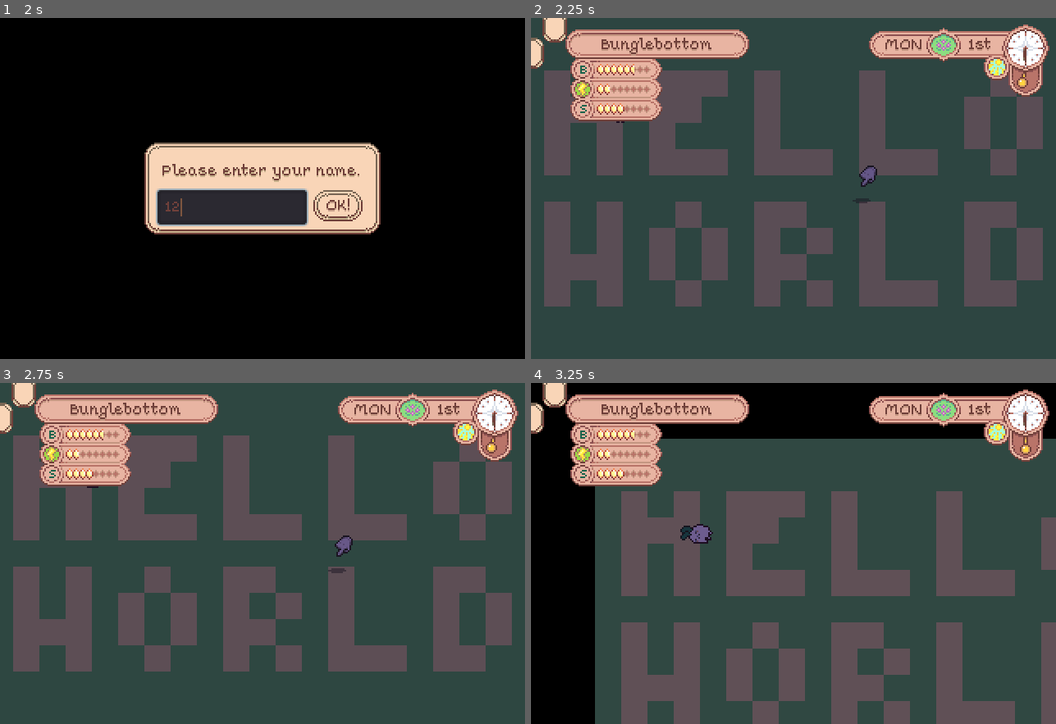
Above: before the commit, frames 1-4 (two rows, left to right).
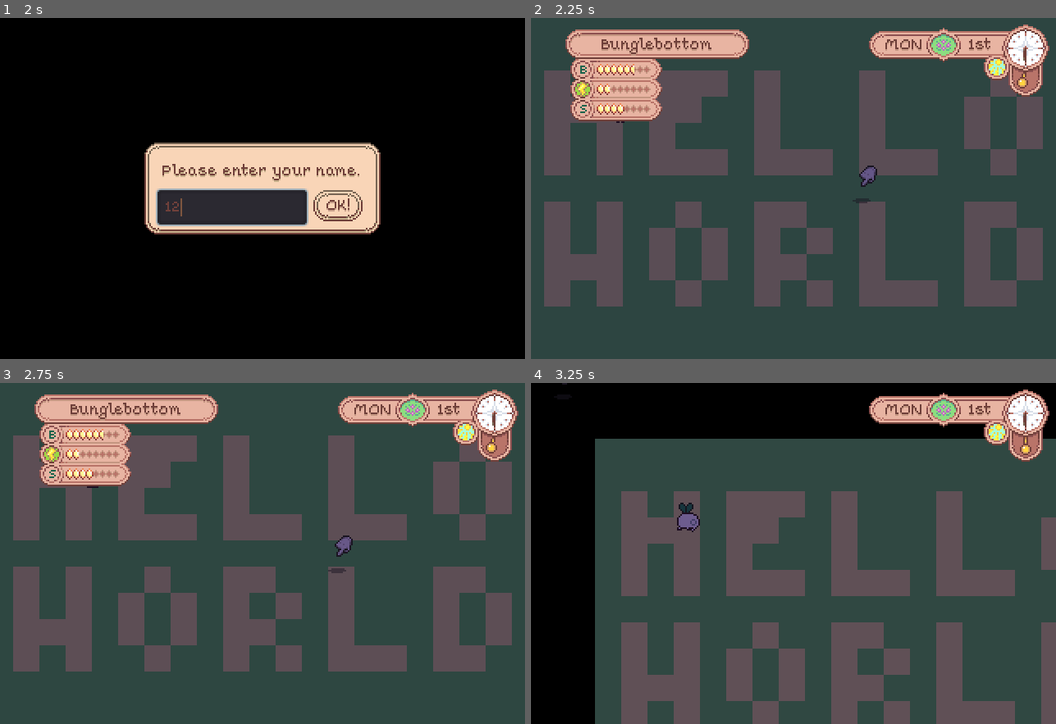
Above: after the commit, the same moments.

Repository: sand-bird/menagerie
Game: Godot game, scene res://system/game.tscn
Two runs of this game, one before a commit and one after it. Both use one fixed random seed, a clock stepped at 60 frames per second and the inputs below.
Inputs (mouse positions are in pixels of both pictures, inside the frame that each line leads up to):
- Up to frame 1 (2 s): click "New Game" at 0.5 s; click (231, 208) at 1.27 s; type "12" at 1.35 s
- Up to frame 2 (2.25 s): click "OK!" at 2 s
- Up to frame 3 (2.75 s): no input
- Up to frame 4 (3.25 s): click (552, 393) at 2.77 s

Frame 1 is identical in both runs. In frame 2, 0.5% of the frame differs, in the area x 0-7%, y 0-15%; in frame 3, 0.5%; in frame 4, 7.0%, in the area x 0-42%, y 0-48%.
Error in both runs: Invalid get index 'schemas' (on base: 'Dictionary'). (res://system/data.gd:44)

Commit message:
highlght/select cursor stuff

Diff:
--- a/game/garden/cursor.gd
+++ b/game/garden/cursor.gd
@@ -56,6 +56,7 @@
 # --------------------------------------------------------------------------- #
 
 func stick(body):
+	if selecting: return
 	if curr_body:
 		if body == curr_body: return
 		else: unstick(curr_body)
@@ -95,18 +96,20 @@
 			Dispatcher.emit_signal("entity_selected", curr_body)
 			print('clicked target')
 			selecting = true
+			unstick(curr_body)
 		else:
 			Dispatcher.emit_signal("entity_unselected")
 			selecting = false
-		get_tree().set_input_as_handled()
+		# get_tree().set_input_as_handled()
 
+# --------------------------------------------------------------------------- #
 
 func _process(delta):
 	measure_mouse_movement(delta)
 	# decide whether to follow a highlighted entity. if player has moved the
 	# mouse recently, then stop following so we don't get stuck.
 	if curr_body && time_since_mouse_moved > MOUSE_FOLLOW_DELAY and !selecting:
-		get_parent().set_mouse_position(curr_body.position)
+		Player.garden.set_mouse_position(curr_body.position)
 		# get_global_mouse_position doesn't update until the player moves the
 		# mouse manually, so we have to set this separately
 		$stick_area.position = curr_body.position
--- a/game/garden/garden.gd
+++ b/game/garden/garden.gd
@@ -70,7 +70,7 @@
 	$ui/select_hud.select(entity)
 
 func unhighlight(entity):
-	$ui/select_hud.unselect(entity)
+	if !$cursor.selecting: $ui/select_hud.unselect(entity)
 
 # --------------------------------------------------------------------------- #
 
@@ -78,13 +78,14 @@
 	print('garden select')
 	if entity.has_method("select"): entity.select()
 	$camera.stick(entity)
-	$ui/interact_hud.show_options(entity)
-	pass
+	$ui/select_hud.select(entity)
+	$ui/interact_hud.attach(entity)
 
 func unselect():
 	print('garden unselect')
 	$camera.stick_target = null
-	pass
+	$ui/select_hud.unselect()
+	$ui/interact_hud.detach()
 
 # =========================================================================== #
 #                          S E R I A L I Z A T I O N                          #
--- a/game/garden/garden.tscn
+++ b/game/garden/garden.tscn
@@ -11,7 +11,6 @@
 [ext_resource path="res://ui/garden/clock_hud.tscn" type="PackedScene" id=9]
 [ext_resource path="res://ui/garden/select_hud.tscn" type="PackedScene" id=10]
 [ext_resource path="res://ui/garden/interact_hud.tscn" type="PackedScene" id=11]
-[ext_resource path="res://assets/ui/theme.tres" type="Theme" id=12]
 
 [sub_resource type="TileSet" id=1]
 0/name = ""
@@ -77,6 +76,9 @@
 margin_right = 384.0
 margin_bottom = 212.0
 script = ExtResource( 1 )
+__meta__ = {
+"_edit_use_anchors_": false
+}
 
 [node name="bg" type="TextureRect" parent="."]
 visible = false
@@ -121,11 +123,11 @@
 [node name="anim" type="AnimationPlayer" parent="tint"]
 anims/tint = SubResource( 2 )
 
-[node name="cursor" parent="." instance=ExtResource( 8 )]
-
 [node name="entities" type="Control" parent="."]
 anchor_right = 1.0
 anchor_bottom = 1.0
+
+[node name="cursor" parent="." instance=ExtResource( 8 )]
 
 [node name="ui" type="CanvasLayer" parent="."]
 
@@ -135,4 +137,3 @@
 
 [node name="interact_hud" parent="ui" instance=ExtResource( 11 )]
 show_behind_parent = true
-theme = ExtResource( 12 )
--- a/game/monster/monster.gd
+++ b/game/monster/monster.gd
@@ -81,7 +81,7 @@
 
 # movement
 # --------
-var mass = 40 # from entity definition
+var mass = 20 # from entity definition
 # position (Vector2): built-in property
 var orientation = Vector2(0, 1) setget _update_orientation
 # action properties:
@@ -91,8 +91,8 @@
 var collision # whatever we've just hit
 
 var destination
-var max_speed = 20
-var max_velocity = 0.5
+var max_speed = 40
+var max_velocity = 0.8
 var current_velocity = Vector2(0, 0)
 var desired_velocity = Vector2(0, 0)
 var arrival_radius = max_velocity * 4
@@ -119,13 +119,13 @@
 
 func get_position():
 	return Vector2(
-		position.x + $shape.shape.radius,
-		position.y + $shape.shape.radius
+		position.x,
+		position.y - $shape.shape.radius
 	)
 
 func set_position(pos):
-	position.x = pos.x - $shape.shape.radius
-	position.y = pos.y - $shape.shape.radius
+	position.x = pos.x + $shape.shape.radius
+	position.y = pos.y + $shape.shape.radius
 
 # --------------------------------------------------------------------------- #
 
--- a/game/ui/garden/interact_hud.gd
+++ b/game/ui/garden/interact_hud.gd
@@ -1,54 +1,31 @@
-extends CenterContainer
+extends Container
 
-const EventButton = preload("res://ui/event_button.gd")
-const Direction = Constants.Direction
+# const EventButton = preload("res://ui/event_button.gd")
+# const Direction = Constants.Direction
 
 var entity
-const BUTTON_OFFSET = 32
 
 var options = {
-	Direction.TOP: ['Pet', 'pet_monster'],
-	Direction.BOTTOM: ['Details', 'view_details'],
-	Direction.LEFT: ['Give', 'give_item'],
-	Direction.RIGHT: ['Hit', 'hit_monster']
+	'top': ['Discipline', 'pet_monster'],
+	'right': ['Info', 'view_details'],
+	'left': ['Give', 'give_item'],
+	'bottom': ['Command', 'hit_monster']
 }
 
-var options2 = {
-	'top': ['Discipline', 'pet_monster'],
-	'bottom': ['Info', 'view_details'],
-	'left': ['Give', 'give_item'],
-	'right': ['Command', 'hit_monster']
-}
-
-var offsets = {
-	Direction.TOP: Vector2(0, -BUTTON_OFFSET),
-	Direction.BOTTOM: Vector2(0, BUTTON_OFFSET),
-	Direction.LEFT: Vector2(-BUTTON_OFFSET, 0),
-	Direction.RIGHT: Vector2(BUTTON_OFFSET, 0)
-}
-
-# Called when the node enters the scene tree for the first time.
-func _ready():
-	pass # Replace with function body.
-
-func show_options(selected_entity):
-	var buttons = {
-		left = $h/left,
-		right = $h/right,
-		top = $v/top,
-		bottom = $v/bottom
-	}
+func attach(selected_entity):
+	show()
 	entity = selected_entity
 	if entity.entity_type == Constants.EntityType.MONSTER:
-		for dir in options2:
-			var option = options2[dir]
-			# var button = EventButton.new()
-			var button = buttons[dir]
+		for dir in options:
+			var option = options[dir]
+			var button = get_node(dir)
 			button.text = option[0]
 			button.signal_name = option[1]
-			#add_child(button)
-			#button.rect_position += offsets[dir]
+
+func detach():
+	entity = null
+	hide()
 
 func _physics_process(delta):
 	if entity:
-		rect_position = Player.garden.get_screen_relative_position(entity.position)
+		rect_position = Player.garden.get_screen_relative_position(entity.get_position())
--- a/game/ui/garden/interact_hud.tscn
+++ b/game/ui/garden/interact_hud.tscn
@@ -4,50 +4,59 @@
 [ext_resource path="res://addons/event_button/button.gd" type="Script" id=2]
 [ext_resource path="res://assets/ui/theme.tres" type="Theme" id=3]
 
-[node name="interact_hud" type="CenterContainer"]
-margin_left = -20.2327
-margin_top = -18.5665
-margin_right = 19.7673
-margin_bottom = 21.4335
+[node name="interact_hud" type="Container"]
+visible = false
+grow_horizontal = 2
+grow_vertical = 2
 theme = ExtResource( 3 )
 script = ExtResource( 1 )
 __meta__ = {
 "_edit_use_anchors_": false
 }
 
-[node name="h" type="HSplitContainer" parent="."]
-margin_left = 2.0
-margin_top = 15.0
-margin_right = 38.0
-margin_bottom = 34.0
-split_offset = 20
-
-[node name="left" type="Button" parent="h"]
-margin_right = 12.0
-margin_bottom = 19.0
+[node name="right" type="Button" parent="."]
+margin_left = 24.0
+margin_top = -10.0
+margin_right = 39.0
+margin_bottom = 9.0
+grow_vertical = 2
+rect_min_size = Vector2( 48, 0 )
 script = ExtResource( 2 )
 
-[node name="right" type="Button" parent="h"]
-margin_left = 24.0
-margin_right = 36.0
-margin_bottom = 19.0
+[node name="left" type="Button" parent="."]
+anchor_left = 1.0
+anchor_right = 1.0
+margin_left = -24.0
+margin_top = -10.0
+margin_right = -24.0
+margin_bottom = 9.0
+grow_horizontal = 0
+grow_vertical = 2
+rect_min_size = Vector2( 48, 0 )
+size_flags_horizontal = 8
+size_flags_vertical = 8
 script = ExtResource( 2 )
 
-[node name="v" type="VSplitContainer" parent="."]
-margin_left = 14.0
-margin_right = 26.0
-margin_bottom = 50.0
-
-[node name="top" type="Button" parent="v"]
-margin_right = 12.0
-margin_bottom = 19.0
+[node name="top" type="Button" parent="."]
+margin_left = -25.0
+margin_top = -40.0
+margin_right = 23.0
+margin_bottom = -40.0
+grow_horizontal = 2
+rect_min_size = Vector2( 48, 0 )
 script = ExtResource( 2 )
 __meta__ = {
 "_edit_use_anchors_": false
 }
 
-[node name="bottom" type="Button" parent="v"]
-margin_top = 31.0
-margin_right = 12.0
-margin_bottom = 50.0
+[node name="bottom" type="Button" parent="."]
+margin_left = -25.0
+margin_top = 40.0
+margin_right = 23.0
+margin_bottom = 40.0
+grow_horizontal = 2
+grow_vertical = 0
+rect_min_size = Vector2( 48, 0 )
+size_flags_horizontal = 4
+size_flags_vertical = 4
 script = ExtResource( 2 )
Not shown: 1 places in game/garden/garden.tscn that only renumber resources
